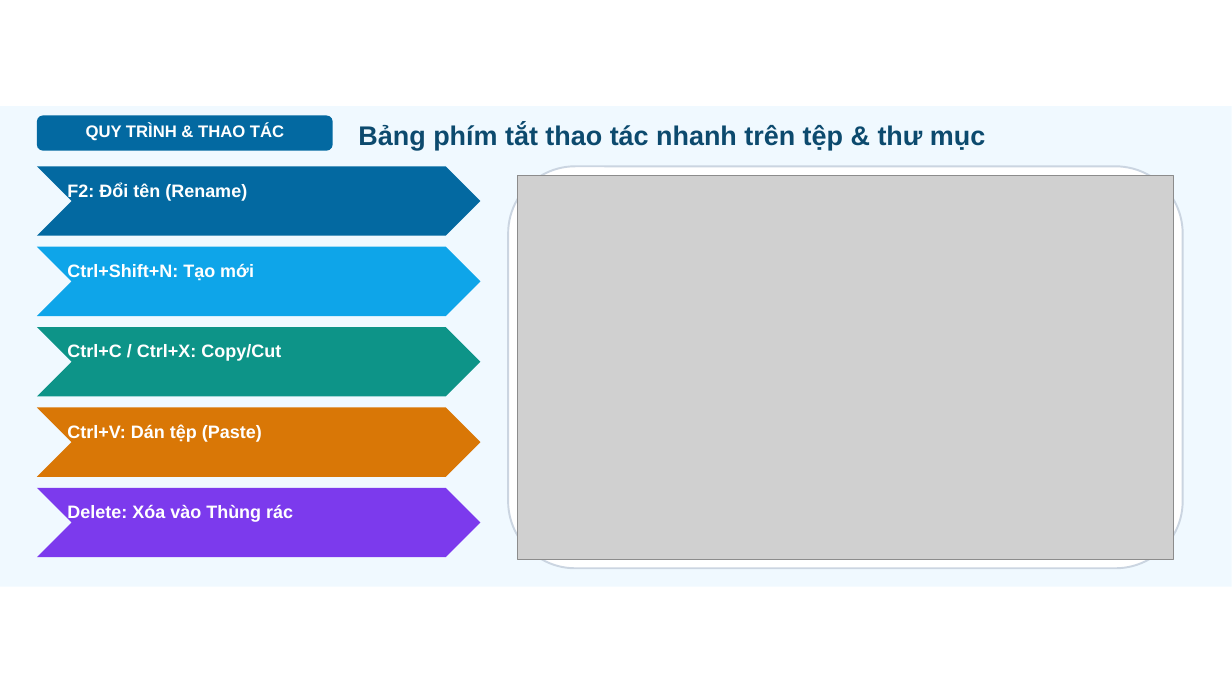
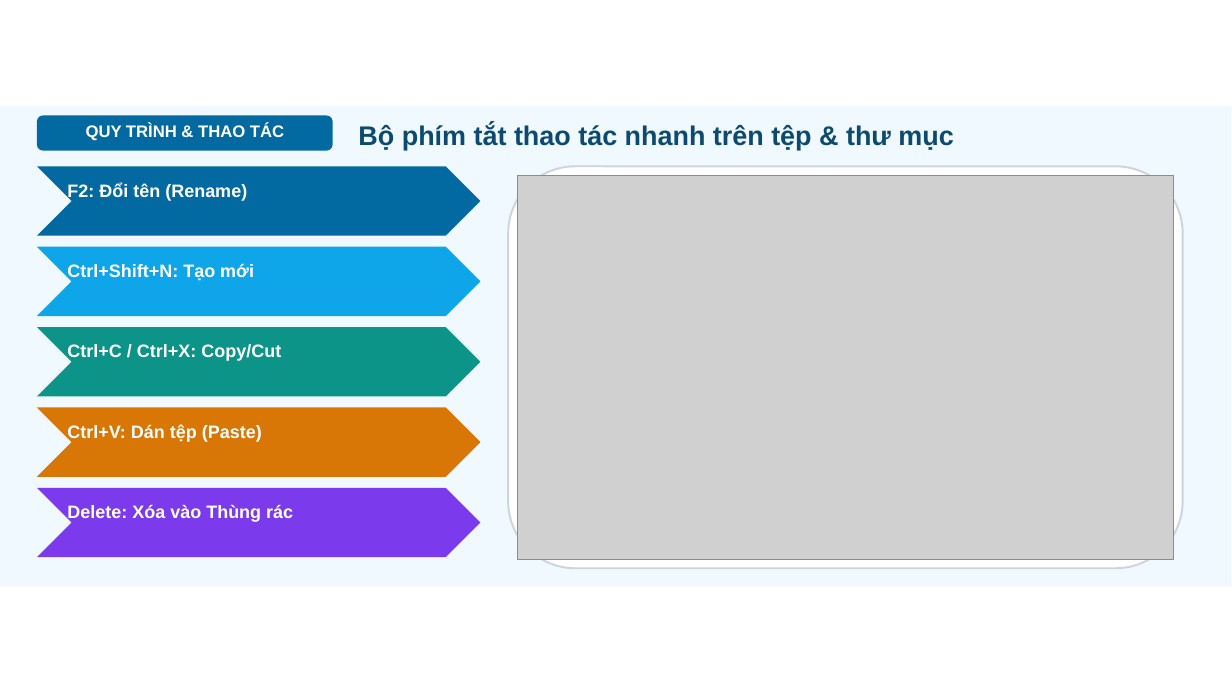
Before and after one commit to dinhnguyenhnue/UNIGO, a slide deck: slide 4 of KHBD_Tin_học/Lớp_7/Tuần_04/Slide_Tin_hoc_Lop_7_Bai03_04.pptx. Drawn at 1232x693 pixels with LibreOffice and Linux fonts; fonts in the diff are those of the drawing; grey boxes stand for pictures; background and template pictures are left out. Boxes give left, top, right and bottom in pixels: in the first picture for what was removed or moved away, otherwise in the second. Text is boxed around its words. In the diff, an @@ line names an element or a change of style, - is before the commit and + after.

```diff
--- a/KHBD_Tin_học/Lớp_7/Tuần_04/Slide_Tin_hoc_Lop_7_Bai03_04.pptx
+++ b/KHBD_Tin_học/Lớp_7/Tuần_04/Slide_Tin_hoc_Lop_7_Bai03_04.pptx
@@ text at [358, 124, 953, 150]: text changed @@
-Bảng phím tắt thao tác nhanh trên tệp & thư mục
+Bộ phím tắt thao tác nhanh trên tệp & thư mục
```
Also in this commit, not shown: 12 other files.
